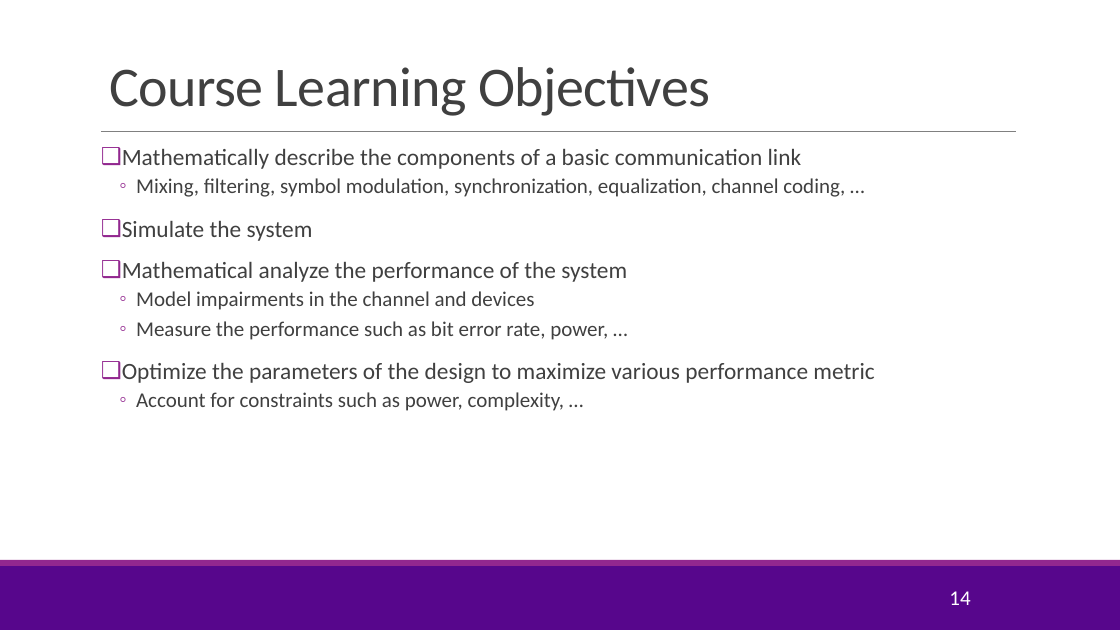
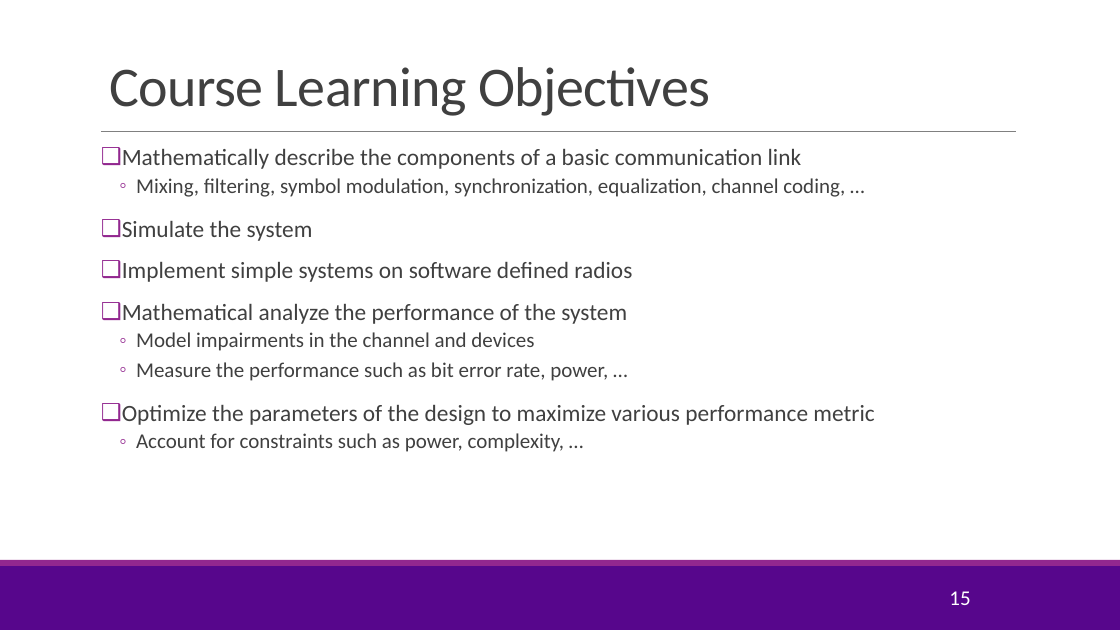
Before and after one commit to sdrangan/digitalcomm, a slide deck: slide 15 of Lectures/CourseAdmin.pptx (slide 14 before the commit). Drawn at 1120x630 pixels with LibreOffice and Linux fonts; fonts in the diff are those of the drawing; background and template pictures are left out. Boxes give left, top, right and bottom in pixels: in the first picture for what was removed or moved away, otherwise in the second. Text is boxed around its words. In the diff, an @@ line names an element or a change of style, - is before the commit and + after.

```diff
--- a/Lectures/CourseAdmin.pptx
+++ b/Lectures/CourseAdmin.pptx
@@ text at bbox=[122, 262, 632, 282]: paragraph added @@
+❑ Implement simple systems on software defined radios
@@ page number at bbox=[949, 591, 970, 605]: text changed @@
-14
+15
```
Also in this commit, not shown: 8 other slides changed, 3 slides added, 1 slide removed, 4 other files.
